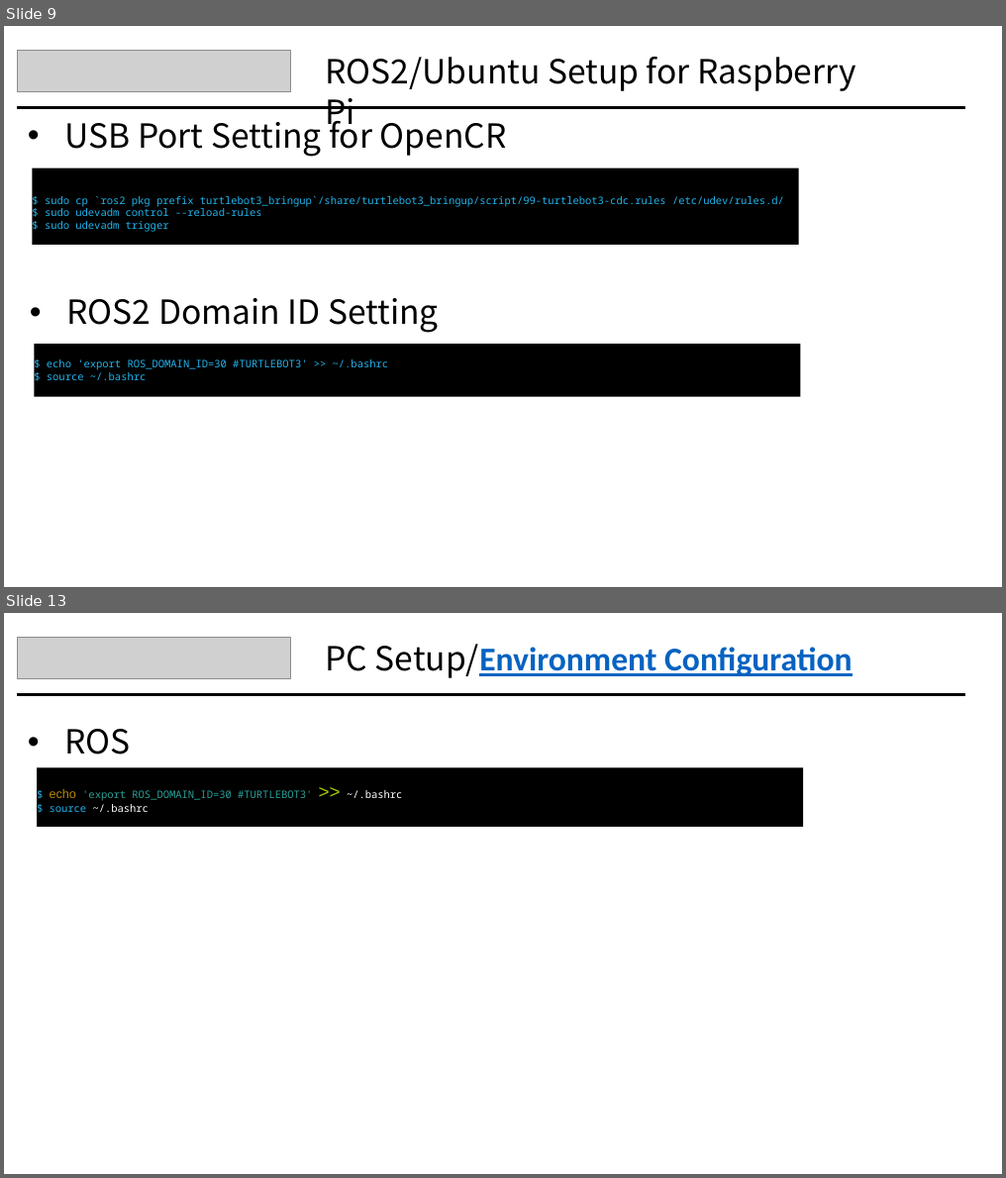
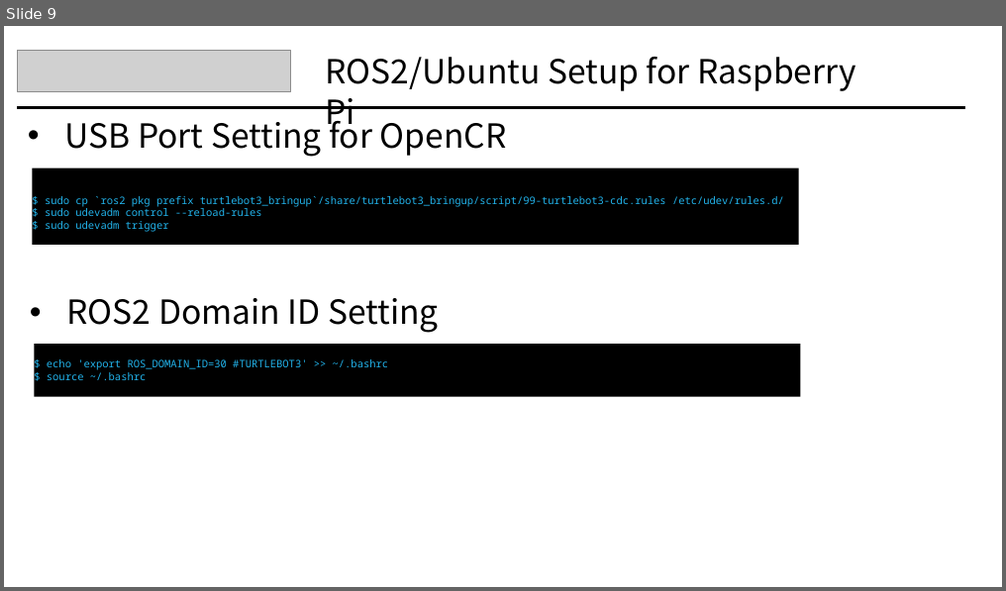
Before and after one commit to orocapangyo/turtlebot, a slide deck: Tutorial/02-Week/robert/Turtlebot_02_robert.pptx. Shown one above the other, each under a label of ours: slides 9 and 13 before the commit, slide 9 after it; the slides between them are not shown. The pictures are 1006x1178 and 1006x591 pixels, drawn with LibreOffice and Linux fonts; fonts in the diff are those of the drawing; grey boxes stand for pictures. Boxes give left, top, right and bottom in pixels: in the first picture for what was removed or moved away, otherwise in the second. Text is boxed around its words. In the diff, an @@ line names an element or a change of style, - is before the commit and + after.

```diff
--- a/Tutorial/02-Week/robert/Turtlebot_02_robert.pptx
+++ b/Tutorial/02-Week/robert/Turtlebot_02_robert.pptx
@@ slide 13 removed at [4, 613, 1002, 1174], background #FFFFFF @@
@@ picture removed at [17, 637, 290, 679] @@
@@ text removed at [326, 644, 852, 678] @@
-PC Setup/Environment Configuration
@@ line removed from (17, 695) to (965, 695) @@
@@ text removed at [21, 718, 156, 765] @@
-• ROS2
@@ rectangle removed at [37, 768, 804, 827] @@
-$ echo 'export ROS_DOMAIN_ID=30 #TURTLEBOT3' >> ~/.bashrc
-$ source ~/.bashrc
```
Also in this commit, not shown: 1 slide changed, 3 other slides removed, 4 other files.
